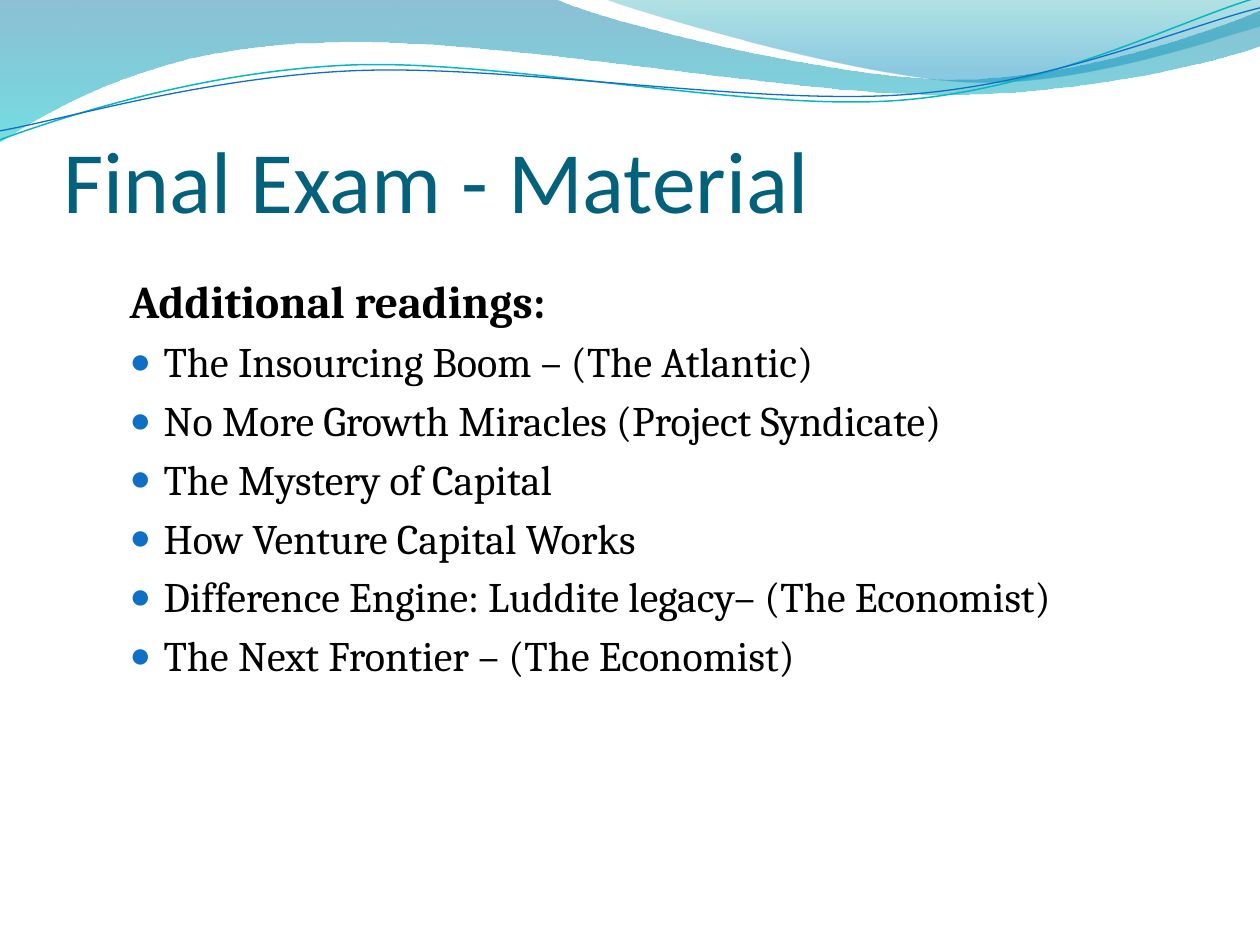
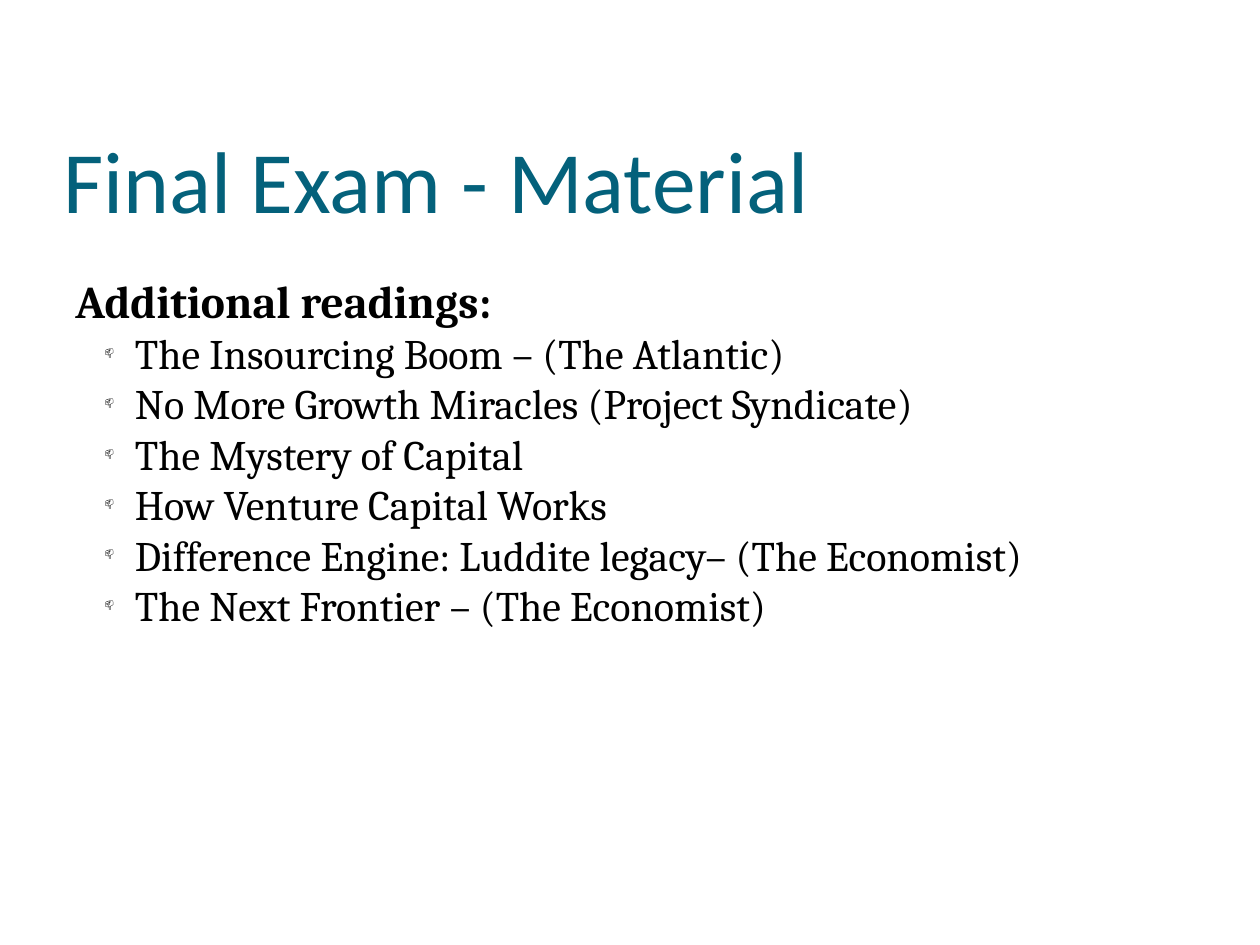
Before and after one commit to muff1nman/ClassNotes, a slide deck: slide 4 of Econ/PPT/S12_Final Exam Review.pptx. Drawn at 1260x945 pixels with LibreOffice and Linux fonts; fonts in the diff are those of the drawing; background and template pictures are left out. Boxes give left, top, right and bottom in pixels: in the first picture for what was removed or moved away, otherwise in the second. Text is boxed around its words. In the diff, an @@ line names an element or a change of style, - is before the commit and + after.

Commit message:
Final exam work

```diff
--- a/Econ/PPT/S12_Final Exam Review.pptx
+++ b/Econ/PPT/S12_Final Exam Review.pptx
@@ freeform shape removed at (x1=0, y1=0, x2=1260, y2=142) @@
@@ freeform shape removed at (x1=0, y1=0, x2=1260, y2=147) @@
@@ freeform shape removed at (x1=0, y1=8, x2=1260, y2=141) @@
@@ freeform shape removed at (x1=604, y1=0, x2=1260, y2=87) @@
@@ text "Additional readings:" at (x1=75, y1=286, x2=1022, y2=627): list level 2 to 1 in "Additional readings:"; bullet ● to 📫; less space between paragraphs @@
```
Also in this commit, not shown: 12 other slides changed, 3 other files.
